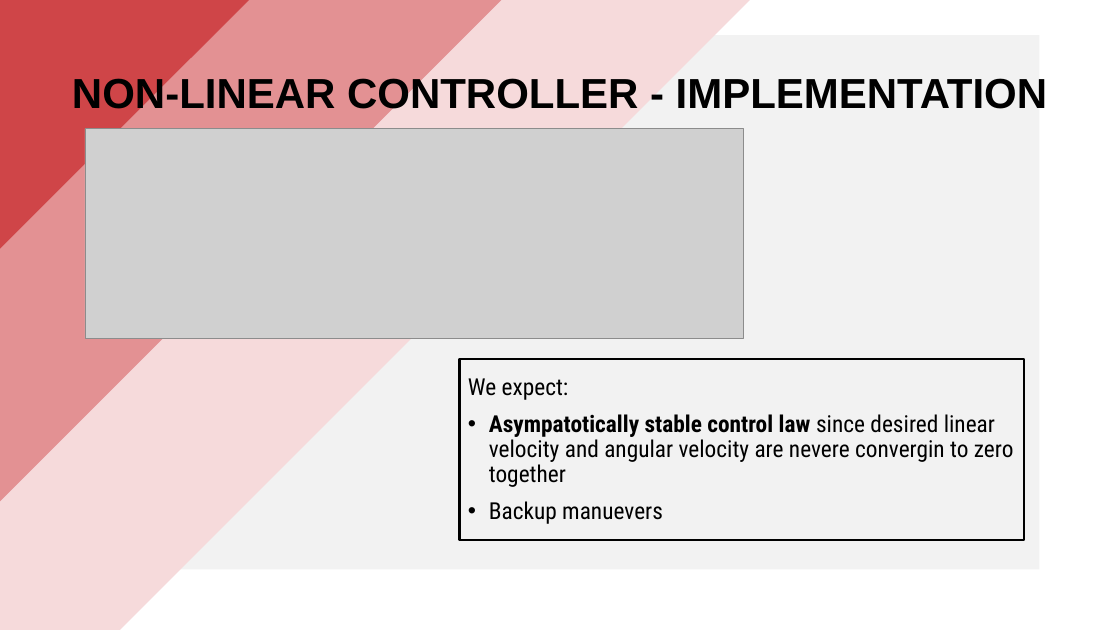
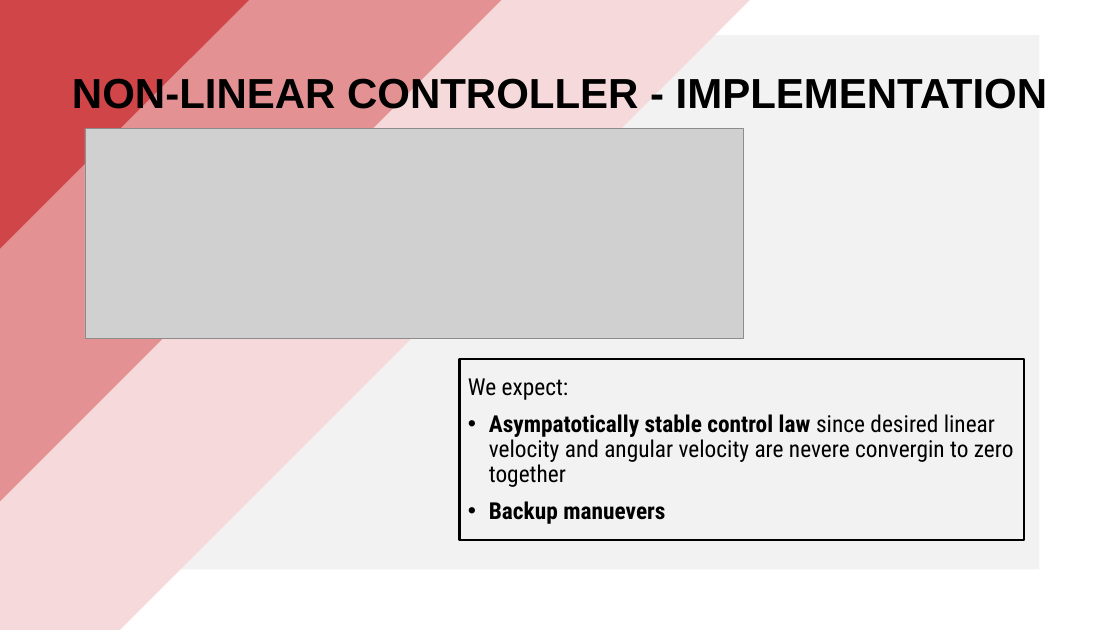
Before and after one commit to PippoGot/R-C2, a slide deck: slide 17 of documentation/presentation.pptx (slide 15 before the commit). Drawn at 1120x630 pixels with LibreOffice and Linux fonts; fonts in the diff are those of the drawing; grey boxes stand for pictures. Boxes give left, top, right and bottom in pixels: in the first picture for what was removed or moved away, otherwise in the second. Text is boxed around its words. In the diff, an @@ line names an element or a change of style, - is before the commit and + after.

```diff
--- a/documentation/presentation.pptx
+++ b/documentation/presentation.pptx
@@ text in rectangle at [489, 501, 665, 524]: bold on in "Backup manuevers" @@
```
Also in this commit, not shown: 8 other slides changed, 6 slides added, 1 slide removed, 27 other files.
